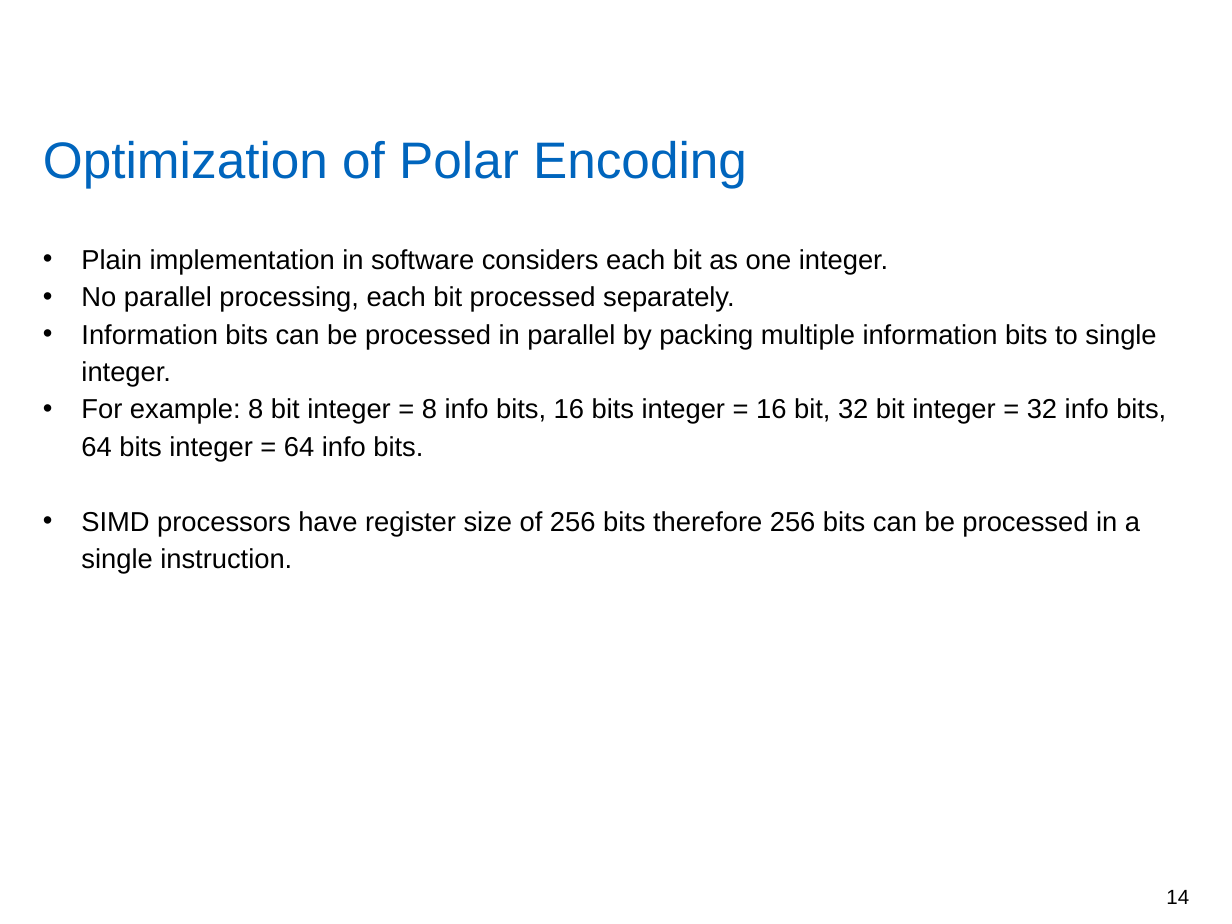
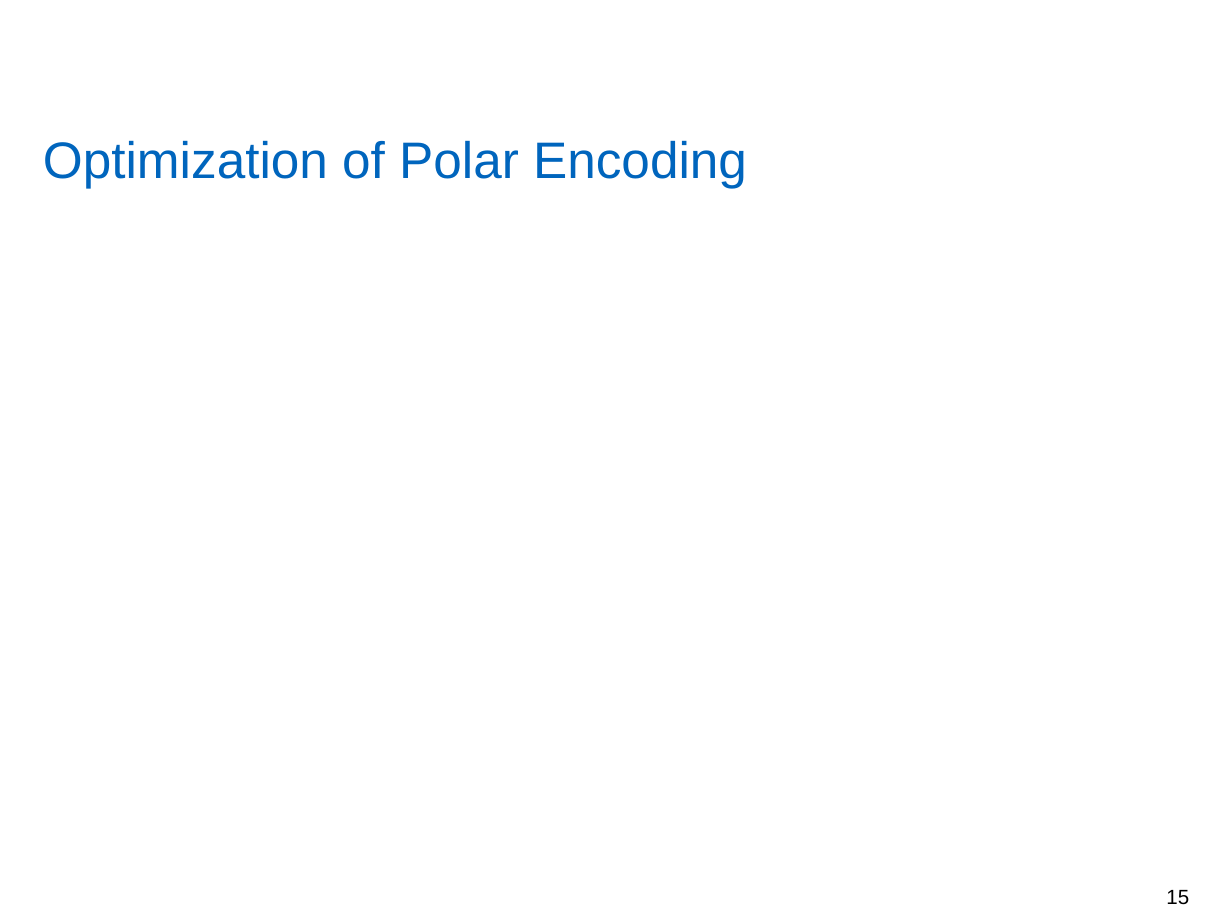
Before and after one commit to yadhu1961/thesis_5GPolorCodes, a slide deck: slide 15 of final_presentation/finalPpt.pptx (slide 14 before the commit). Drawn at 1232x924 pixels with LibreOffice and Linux fonts; fonts in the diff are those of the drawing; grey boxes stand for pictures; background and template pictures are left out. Boxes give left, top, right and bottom in pixels: in the first picture for what was removed or moved away, otherwise in the second. Text is boxed around its words. In the diff, an @@ line names an element or a change of style, - is before the commit and + after.

```diff
--- a/final_presentation/finalPpt.pptx
+++ b/final_presentation/finalPpt.pptx
@@ text removed at (x1=81, y1=249, x2=1166, y2=574) @@
-• Plain implementation in software considers each bit as one integer.
-• No parallel processing, each bit processed separately.
-• Information bits can be processed in parallel by packing multiple information bits to single integer.
-• For example: 8 bit integer = 8 info bits, 16 bits integer = 16 bit, 32 bit integer = 32 info bits, 64 bits integer = 64 info bits.
-• SIMD processors have register size of 256 bits therefore 256 bits can be processed in a single instruction.
@@ page number at (x1=1166, y1=890, x2=1189, y2=905): text changed @@
-14
+15
```
Also in this commit, not shown: 25 other slides changed, 5 slides added, 4 slides removed, 18 other files.
